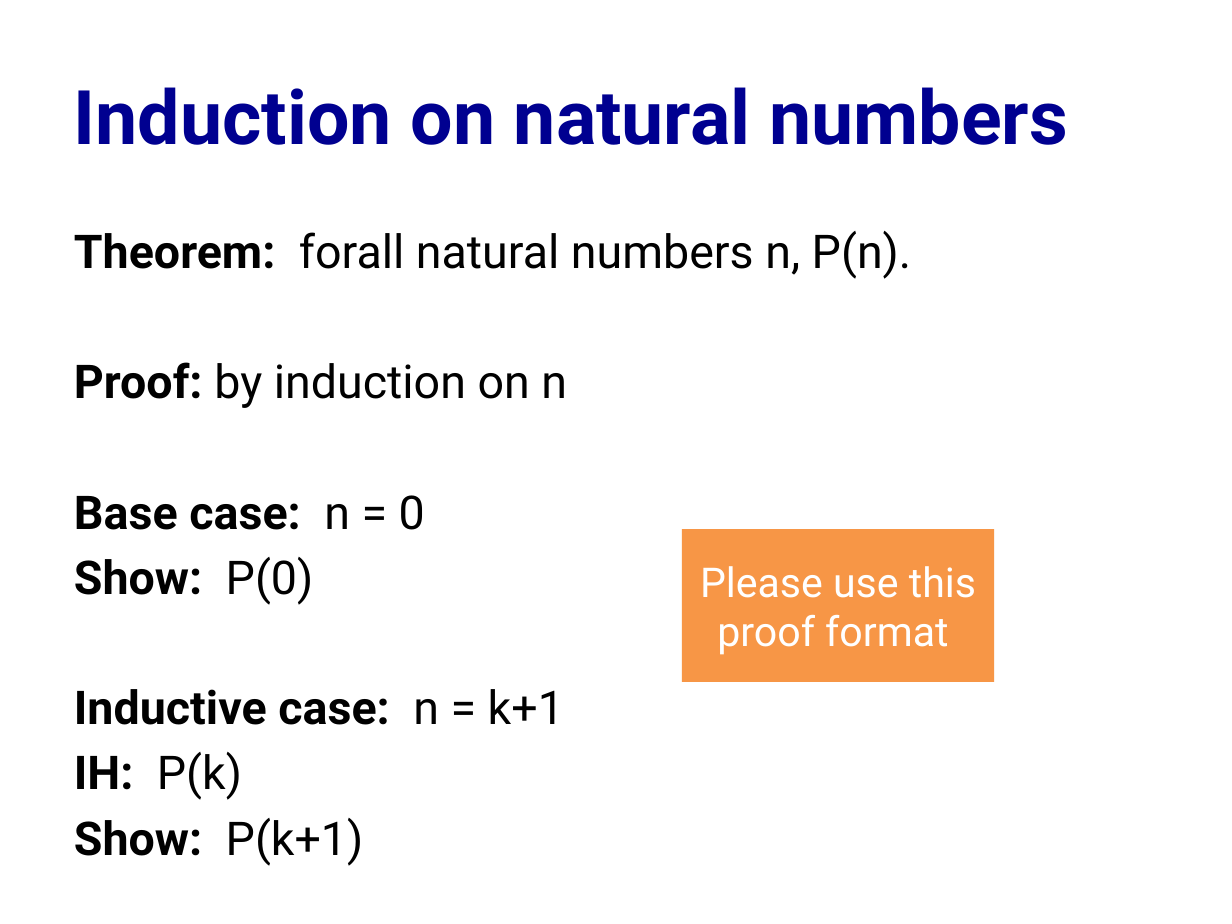
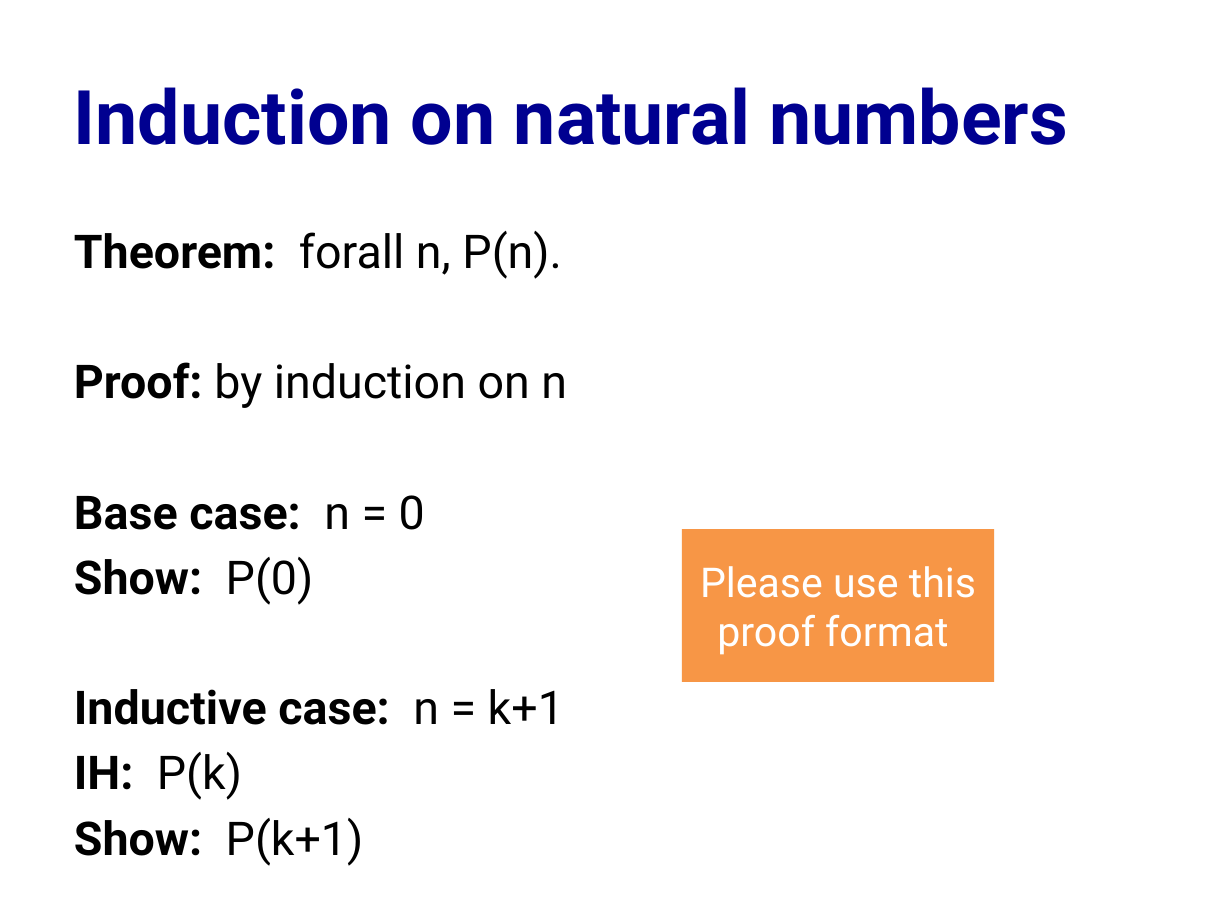
Before and after one commit to cs3110/materials-2019fa, a slide deck: slide 21 of 20-proofs/lec.pptx. Drawn at 1232x924 pixels with LibreOffice and Linux fonts; fonts in the diff are those of the drawing. Boxes give left, top, right and bottom in pixels: in the first picture for what was removed or moved away, otherwise in the second. Text is boxed around its words. In the diff, an @@ line names an element or a change of style, - is before the commit and + after.

Commit message:
Improve statement of induction principle

```diff
--- a/20-proofs/lec.pptx
+++ b/20-proofs/lec.pptx
@@ text at bbox=[74, 231, 561, 279]: text changed @@
-Theorem: forall natural numbers n, P(n).
+Theorem: forall n, P(n).
```
Also in this commit, not shown: 1 other file.
